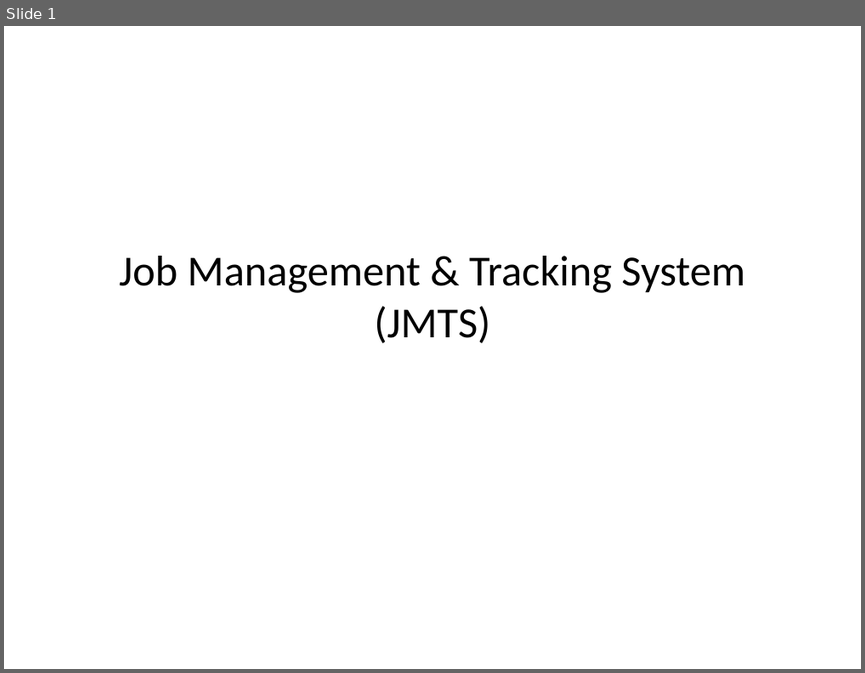
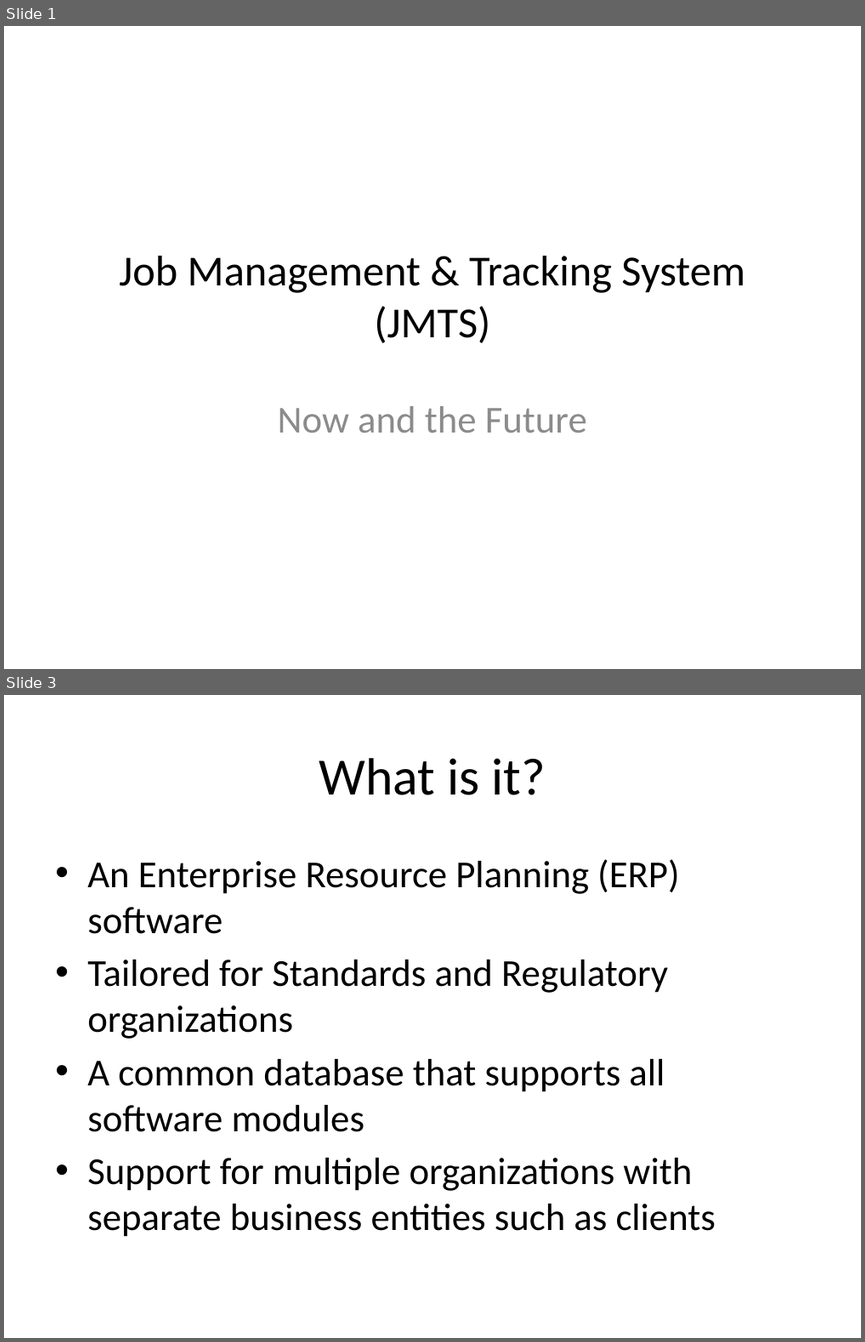
Before and after one commit to DPBandA/job-management-tracking-system, a slide deck: doc/Job Management & Tracking System Presentation.pptx. Shown one above the other, each under a label of ours: slide 1 before the commit, slides 1 and 3 after it; the slides between them are not shown. The pictures are 865x673 and 865x1342 pixels, drawn with LibreOffice and Linux fonts; fonts in the diff are those of the drawing. Boxes give left, top, right and bottom in pixels: in the first picture for what was removed or moved away, otherwise in the second. Text is boxed around its words. In the diff, an @@ line names an element or a change of style, - is before the commit and + after.

```diff
--- a/doc/Job Management & Tracking System Presentation.pptx
+++ b/doc/Job Management & Tracking System Presentation.pptx
@@ slide 3 added at (x1=4, y1=695, x2=861, y2=1338), background #FFFFFF @@
@@ title added at (x1=319, y1=758, x2=545, y2=795), 44 pt, text #000000 @@
+What is it?
@@ text added at (x1=87, y1=859, x2=715, y2=1236), 32 pt, text #000000 @@
+• An Enterprise Resource Planning (ERP) software
+• Tailored for Standards and Regulatory organizations
+• A common database that supports all software modules
+• Support for multiple organizations with separate business entities such as clients
@@ slide 1 changed as well @@
@@ subtitle added at (x1=278, y1=406, x2=587, y2=432), 32 pt, text #8C8C8C @@
+Now and the Future
```
Also in this commit, not shown: 4 other slides added, 1 slide removed, 3 other files.
